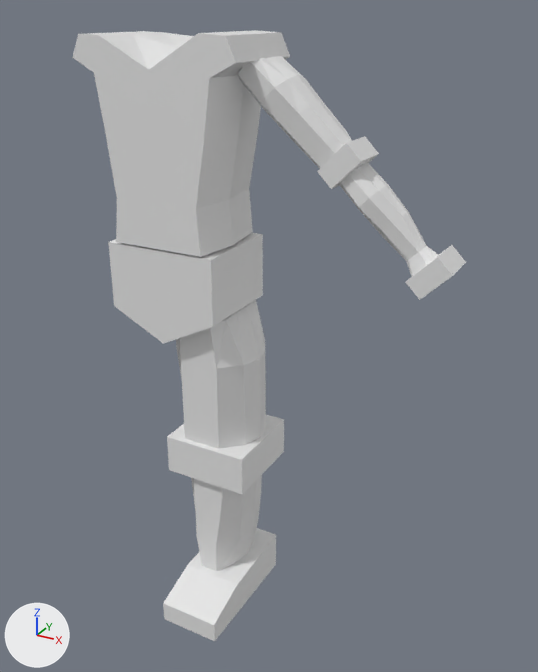
What one commit did to the Blender file SRC/man.blend.
One viewpoint serves both versions: a camera (50 mm lens) standing at (9.54, -12.03, 13.26) and looking at (2.58, 0.62, 6.93). The lights are fixed; the arrows at lower left show +X, +Y and +Z.

Objects in the first picture: 'Elbow', 'Foot', 'Hand', 'Knee', 'LowerArm', 'LowerLeg', 'Pelvis', 'Torso', 'UpperArm', 'UpperLeg'.
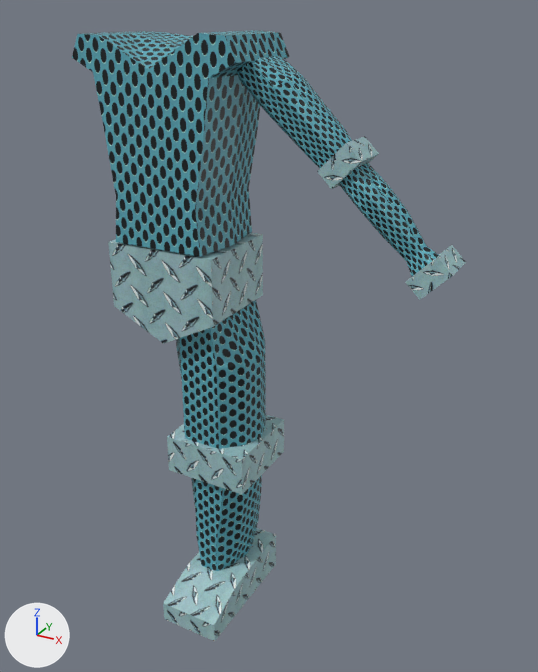
Where the change shows, as pixel boxes [x1, y1, x2, y2] in the pictures (538 x 672 px):
'Torso', recoloured, surface changed, moved
    both: [72, 30, 290, 257]
'Pelvis', recoloured (grey to cyan)
    both: [108, 233, 263, 344]
'UpperLeg', recoloured, surface changed (grey to cyan)
    both: [176, 300, 266, 449]
'Foot', recoloured (white to cyan)
    both: [163, 528, 276, 641]
'UpperArm', recoloured (grey to cyan)
    both: [238, 56, 352, 168]
'Knee', recoloured (grey to cyan)
    both: [167, 415, 284, 494]
'LowerLeg', recoloured, surface changed (grey to cyan)
    both: [191, 475, 262, 571]
'LowerArm', recoloured, surface changed (grey to cyan)
    both: [339, 163, 439, 276]
'Elbow', recoloured (grey to cyan)
    both: [317, 136, 379, 189]
'Hand', recoloured, surface changed (grey to cyan)
    both: [406, 245, 466, 300]

Diff of the bpy script that builds the scene:
```diff
--- a/SRC/man.blend.py
+++ b/SRC/man.blend.py
@@ me_cube_008 @@
 me_cube_008.from_pydata(...)  # 8 vertices, 6 faces; spans x -0.679..-0.084, y -0.77..0.475, z -1.0..0.107
+me_cube_008.materials.append(mat_alloy_diamond_plate_pxr128_tif)  # picture img_alloy_diamond_plate_pxr128_tif
@@ me_cube_007 @@
 me_cube_007.from_pydata(...)  # 12 vertices, 10 faces; spans x -1.0..0.44, y -1.0..1.99, z 0.6..1.57
+me_cube_007.materials.append(mat_alloy_diamond_plate_pxr128_tif)  # picture img_alloy_diamond_plate_pxr128_tif
@@ me_cube_005 @@
 me_cube_005.from_pydata(...)  # 8 vertices, 6 faces; spans x -1.0..1.0, y -1.0..1.0, z -1.0..-0.09
+me_cube_005.materials.append(mat_alloy_diamond_plate_pxr128_tif)  # picture img_alloy_diamond_plate_pxr128_tif
@@ me_cube_002 @@
 me_cube_002.from_pydata(...)  # 50 vertices, 48 faces; spans x -1.16..1.0, y -1.0..1.0, z -1.43..1.0
 # used by ob_upperleg; location = (1.13, 0.85, 5.79); rotation_euler = (0.0, 0.0, -3.142), in degrees (0, 0, -180); scale = (0.967, 0.88, 1.41)
+# me_cube_002 part 1: texture (UV) coordinates changed
+me_cube_002.materials.append(mat_round_mesh_pxr128_tif)  # picture img_round_mesh_pxr128_tif
@@ me_cube @@
 me_cube.from_pydata(...)  # 45 vertices, 40 faces; spans x -1.83..1.67, y -1.0..1.0, z -1.0..1.16
 # used by ob_torso; location = (0.51, 0.7, 10.67); rotation_euler = (0.0, 0.0, -3.142), in degrees (0, 0, -180); scale = (1.06, 1.02, 1.89)
+# me_cube part 2: texture (UV) coordinates changed
+me_cube.materials.append(mat_round_mesh_pxr128_tif)  # picture img_round_mesh_pxr128_tif
@@ me_cube_001 @@
 me_cube_001.from_pydata(...)  # 13 vertices, 9 faces; spans x -1.0..1.0, y -1.0..1.0, z -1.0..1.0
+me_cube_001.materials.append(mat_alloy_diamond_plate_pxr128_tif)  # picture img_alloy_diamond_plate_pxr128_tif
@@ me_cube_004 @@
 me_cube_004.from_pydata(...)  # 50 vertices, 48 faces; spans x -1.16..1.0, y -1.0..1.0, z -1.43..1.0
+me_cube_004.materials.append(mat_round_mesh_pxr128_tif)  # picture img_round_mesh_pxr128_tif
@@ me_cube_006 @@
 me_cube_006.from_pydata(...)  # 50 vertices, 48 faces; spans x -1.16..0.73, y -1.0..1.0, z -1.43..1.0
 # used by ob_lowerleg; location = (1.48, 0.85, 1.96); rotation_euler = (3.142, 0.0, -6.283), in degrees (180, 0, -360); scale = (0.967, 0.88, 1.41)
+# me_cube_006 part 3: texture (UV) coordinates changed
+me_cube_006.materials.append(mat_round_mesh_pxr128_tif)  # picture img_round_mesh_pxr128_tif
@@ me_cube_009 @@
 me_cube_009.from_pydata(...)  # 50 vertices, 48 faces; spans x -1.16..0.55, y -0.67..0.64, z -1.43..1.0
 # used by ob_lowerarm; location = (4.78, 0.84, 9.76); rotation_euler = (0.0, 0.785, -3.142), in degrees (0, 45, -180); scale = (0.413, 0.564, 0.998)
+# me_cube_009 part 4: texture (UV) coordinates changed
+me_cube_009.materials.append(mat_round_mesh_pxr128_tif)  # picture img_round_mesh_pxr128_tif
@@ me_cube_010 @@
 me_cube_010.from_pydata(...)  # 8 vertices, 6 faces; spans x -0.679..-0.084, y -0.77..0.475, z -1.0..0.107
 # used by ob_hand; location = (5.98, 0.78, 9.24); rotation_euler = (0.0, -0.785, -3.142), in degrees (0, -45, -180); scale = (0.707, 0.707, 0.707)
+# me_cube_010 part 5: texture (UV) coordinates changed
+me_cube_010.materials.append(mat_alloy_diamond_plate_pxr128_tif)  # picture img_alloy_diamond_plate_pxr128_tif
@@ ob_torso @@
 ob_torso = bpy.data.objects.new('Torso', me_cube)
-ob_torso.location = (0.51, 0.7, 10.67)
+ob_torso.location = (0.5, 0.7, 10.67)
 ob_torso.rotation_euler = (0.0, 0.0, -3.142)  # degrees (0, 0, -180)
```
